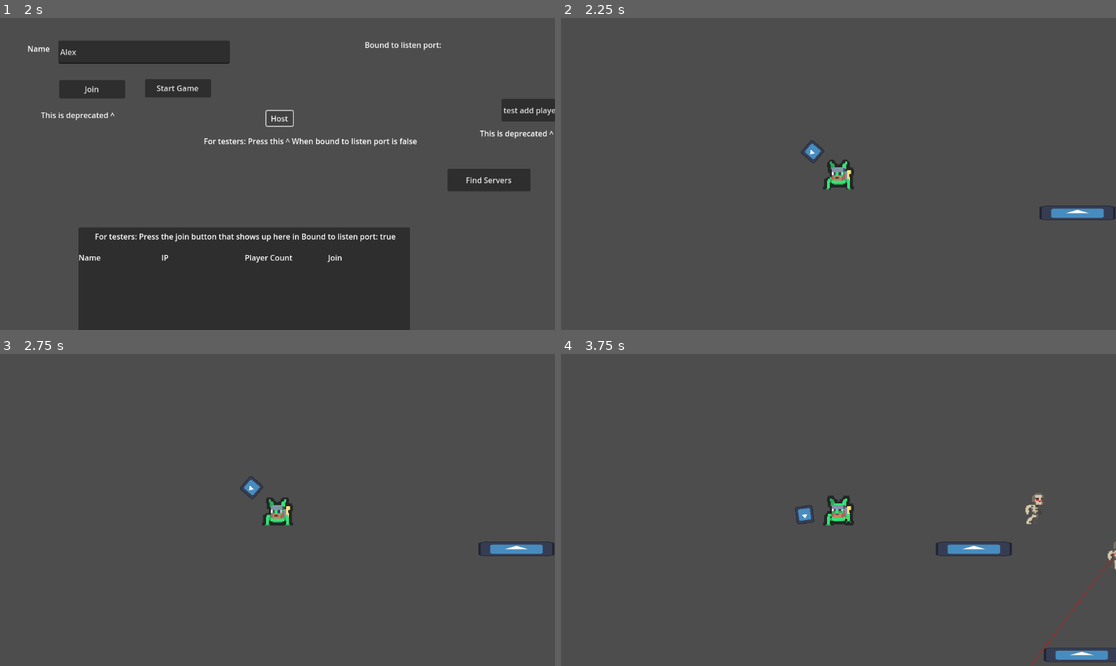
Above: before the commit, frames 1-4 (two rows, left to right).
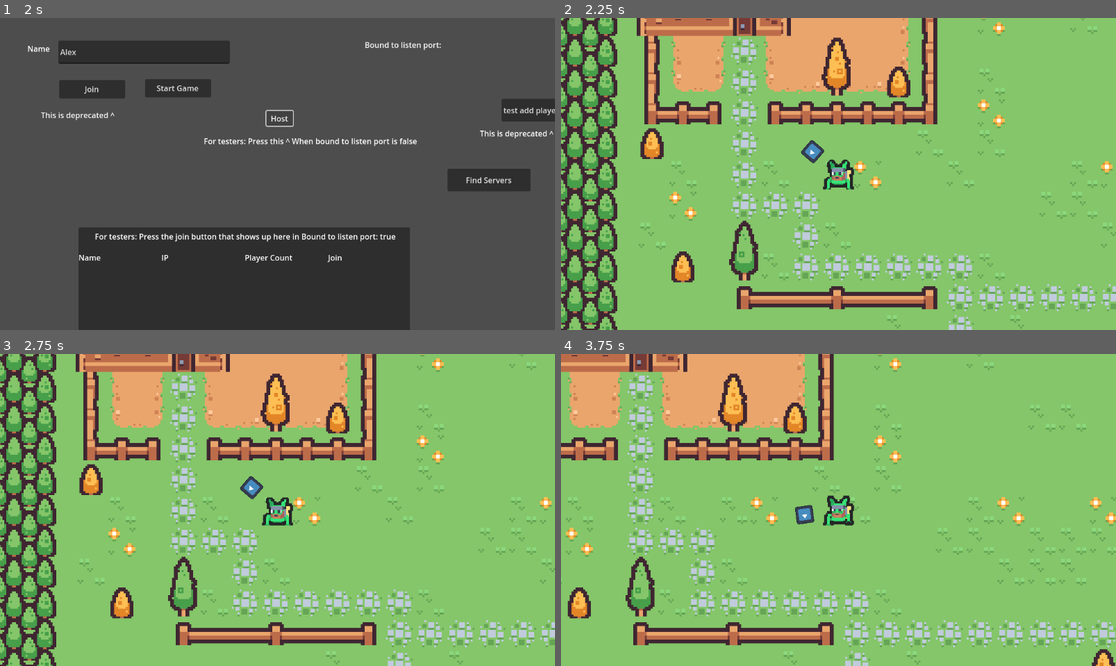
Above: after the commit, the same moments.

Repository: naixsu/CROCPNG
Game: Godot game, scene res://Scenes/Testing/NaixTestScenes/Multiplayer.tscn
Two runs of this game, one before a commit and one after it. Both use one fixed random seed, a clock stepped at 60 frames per second and the inputs below. The engine's default icon, where the game draws it, is replaced by a stand-in: a white triangle on a blue panel in a dark square.
Inputs (mouse positions are in pixels of both pictures, inside the frame that each line leads up to):
- Up to frame 1 (2 s): click (144, 52) at 0.52 s; type "Alex" at 0.6 s; click "Host" at 1.25 s
- Up to frame 2 (2.25 s): click "Start Game" at 2 s
- Up to frame 3 (2.75 s): no input
- Up to frame 4 (3.75 s): tap Enter (ui_accept) at 2.75, 3.02 s; move the mouse to (960, 494) at 2.77 s; press the mouse at (960, 494) at 2.78 s; hold D (Right) from 2.78 s (still down); move the mouse to (727, 525) at 3.52 s; release the mouse at (727, 525) at 3.53 s; right-click (727, 525) at 3.6 s

Frame 1 is identical in both runs. In frame 2, 99% of the frame differs, in the area x 0-100%, y 0-100%; in frame 3, 99%; in frame 4, 99%.

Commit message:
Integrated map

Diff:
--- /dev/null
+++ b/Scenes/Map/Map.tscn
@@ -0,0 +1,266 @@
+[gd_scene load_steps=5 format=3 uid="uid://cps2ukm5wvqn1"]
+
+[ext_resource type="Texture2D" uid="uid://b6upjrmp1262o" path="res://Assets/Map/final_map_clean.png" id="1_0pj40"]
+[ext_resource type="PackedScene" uid="uid://bao0ha1dqrvm6" path="res://Scenes/Testing/NaixTestScenes/Collision.tscn" id="2_1lcvq"]
+[ext_resource type="Texture2D" uid="uid://fd4ejaxo5re4" path="res://Assets/Map/map_without_castle.png" id="2_bo23g"]
+[ext_resource type="Texture2D" uid="uid://cbaguo74v2sh1" path="res://Assets/Map/castle.png" id="3_g1qox"]
+
+[node name="Map" type="Node2D"]
+
+[node name="MapSprite" type="Sprite2D" parent="."]
+visible = false
+texture_filter = 1
+scale = Vector2(4, 4)
+texture = ExtResource("1_0pj40")
+
+[node name="Map" type="Sprite2D" parent="."]
+texture_filter = 1
+scale = Vector2(4, 4)
+texture = ExtResource("2_bo23g")
+
+[node name="Castle" type="Sprite2D" parent="."]
+z_index = 10
+y_sort_enabled = true
+texture_filter = 1
+position = Vector2(0, 288)
+scale = Vector2(4, 4)
+texture = ExtResource("3_g1qox")
+
+[node name="Collisions" type="Node2D" parent="."]
+position = Vector2(-563, -12)
+
+[node name="Top" type="Node2D" parent="Collisions"]
+
+[node name="Collision" parent="Collisions/Top" instance=ExtResource("2_1lcvq")]
+position = Vector2(-716, -660)
+scale = Vector2(2.449, 6.23)
+
+[node name="Collision2" parent="Collisions/Top" instance=ExtResource("2_1lcvq")]
+position = Vector2(-716, -980)
+scale = Vector2(2.449, 6.23)
+
+[node name="Collision3" parent="Collisions/Top" instance=ExtResource("2_1lcvq")]
+position = Vector2(-268, -1620)
+scale = Vector2(2.445, 6.23)
+
+[node name="Collision4" parent="Collisions/Top" instance=ExtResource("2_1lcvq")]
+position = Vector2(-268, 46)
+scale = Vector2(2.445, 6.23)
+
+[node name="Collision5" parent="Collisions/Top" instance=ExtResource("2_1lcvq")]
+position = Vector2(1396, 46)
+scale = Vector2(2.445, 6.23)
+
+[node name="Collision6" parent="Collisions/Top" instance=ExtResource("2_1lcvq")]
+position = Vector2(1396, -1617)
+scale = Vector2(2.445, 6.23)
+
+[node name="Collision7" parent="Collisions/Top" instance=ExtResource("2_1lcvq")]
+position = Vector2(1844, -978)
+scale = Vector2(2.445, 6.23)
+
+[node name="SmallH" parent="Collisions/Top" instance=ExtResource("2_1lcvq")]
+position = Vector2(1844, -658)
+scale = Vector2(2.445, 6.23)
+
+[node name="BigH" parent="Collisions/Top" instance=ExtResource("2_1lcvq")]
+position = Vector2(573, -2130)
+scale = Vector2(18.655, 6.23)
+
+[node name="BigH2" parent="Collisions/Top" instance=ExtResource("2_1lcvq")]
+position = Vector2(-443, 399)
+scale = Vector2(11.635, 8.343)
+
+[node name="BigH3" parent="Collisions/Top" instance=ExtResource("2_1lcvq")]
+position = Vector2(1580, 399)
+scale = Vector2(11.635, 8.343)
+
+[node name="SmallV" parent="Collisions/Top" instance=ExtResource("2_1lcvq")]
+position = Vector2(1524, -1487)
+rotation = 1.5708
+scale = Vector2(2.8, 4.285)
+
+[node name="SmallV2" parent="Collisions/Top" instance=ExtResource("2_1lcvq")]
+position = Vector2(-397, -1487)
+rotation = 1.5708
+scale = Vector2(2.8, 4.285)
+
+[node name="SmallV3" parent="Collisions/Top" instance=ExtResource("2_1lcvq")]
+position = Vector2(-397, -82)
+rotation = 1.5708
+scale = Vector2(2.8, 4.285)
+
+[node name="SmallV4" parent="Collisions/Top" instance=ExtResource("2_1lcvq")]
+position = Vector2(1522, -82)
+rotation = 1.5708
+scale = Vector2(2.8, 4.285)
+
+[node name="BigV" parent="Collisions/Top" instance=ExtResource("2_1lcvq")]
+position = Vector2(1972, -223)
+rotation = 1.5708
+scale = Vector2(6.59, 4.285)
+
+[node name="BigV2" parent="Collisions/Top" instance=ExtResource("2_1lcvq")]
+position = Vector2(-845, -223)
+rotation = 1.5708
+scale = Vector2(6.59, 4.285)
+
+[node name="BigV3" parent="Collisions/Top" instance=ExtResource("2_1lcvq")]
+position = Vector2(-845, -1583)
+rotation = 1.5708
+scale = Vector2(6.59, 4.285)
+
+[node name="BigV4" parent="Collisions/Top" instance=ExtResource("2_1lcvq")]
+position = Vector2(1972, -1583)
+rotation = 1.5708
+scale = Vector2(6.59, 4.285)
+
+[node name="Bottom" type="Node2D" parent="Collisions"]
+
+[node name="Houses" type="Node2D" parent="Collisions/Bottom"]
+
+[node name="House" parent="Collisions/Bottom/Houses" instance=ExtResource("2_1lcvq")]
+position = Vector2(-108, 1773)
+scale = Vector2(1.225, 6.3)
+
+[node name="House2" parent="Collisions/Bottom/Houses" instance=ExtResource("2_1lcvq")]
+position = Vector2(-876, 1773)
+scale = Vector2(1.225, 6.3)
+
+[node name="House3" parent="Collisions/Bottom/Houses" instance=ExtResource("2_1lcvq")]
+position = Vector2(-940, 878)
+scale = Vector2(2.04, 10.565)
+
+[node name="House4" parent="Collisions/Bottom/Houses" instance=ExtResource("2_1lcvq")]
+position = Vector2(1781, 878)
+scale = Vector2(4.065, 6.435)
+
+[node name="Fences" type="Node2D" parent="Collisions/Bottom"]
+
+[node name="Fence" parent="Collisions/Bottom/Fences" instance=ExtResource("2_1lcvq")]
+position = Vector2(-725, 1840)
+scale = Vector2(0.71, 1.06)
+
+[node name="Fence2" parent="Collisions/Bottom/Fences" instance=ExtResource("2_1lcvq")]
+position = Vector2(-1029, 1840)
+scale = Vector2(0.71, 1.06)
+
+[node name="Fence4" parent="Collisions/Bottom/Fences" instance=ExtResource("2_1lcvq")]
+position = Vector2(-1001, 1200)
+scale = Vector2(1.015, 1.06)
+
+[node name="Fence3" parent="Collisions/Bottom/Fences" instance=ExtResource("2_1lcvq")]
+position = Vector2(-683, 1584)
+scale = Vector2(2.64, 1.06)
+
+[node name="Fence8" parent="Collisions/Bottom/Fences" instance=ExtResource("2_1lcvq")]
+position = Vector2(565, 1968)
+scale = Vector2(4.683, 1.06)
+
+[node name="Fence10" parent="Collisions/Bottom/Fences" instance=ExtResource("2_1lcvq")]
+position = Vector2(1814, 1968)
+scale = Vector2(5.088, 1.06)
+
+[node name="Fence11" parent="Collisions/Bottom/Fences" instance=ExtResource("2_1lcvq")]
+position = Vector2(1814, 943)
+scale = Vector2(5.088, 1.06)
+
+[node name="Fence9" parent="Collisions/Bottom/Fences" instance=ExtResource("2_1lcvq")]
+position = Vector2(-779, 688)
+scale = Vector2(3.878, 1.06)
+
+[node name="Fence6" parent="Collisions/Bottom/Fences" instance=ExtResource("2_1lcvq")]
+position = Vector2(340, 1648)
+scale = Vector2(1.83, 1.06)
+
+[node name="Fence7" parent="Collisions/Bottom/Fences" instance=ExtResource("2_1lcvq")]
+position = Vector2(788, 1648)
+scale = Vector2(1.83, 1.06)
+
+[node name="Fence5" parent="Collisions/Bottom/Fences" instance=ExtResource("2_1lcvq")]
+position = Vector2(-652, 1200)
+scale = Vector2(2.24, 1.06)
+
+[node name="FenceV" parent="Collisions/Bottom/Fences" instance=ExtResource("2_1lcvq")]
+position = Vector2(1428, 1458)
+rotation = 1.5708
+scale = Vector2(6.72, 1.06)
+
+[node name="FenceV3" parent="Collisions/Bottom/Fences" instance=ExtResource("2_1lcvq")]
+position = Vector2(914, 1814)
+rotation = 1.5708
+scale = Vector2(1.99, 1.06)
+
+[node name="FenceV4" parent="Collisions/Bottom/Fences" instance=ExtResource("2_1lcvq")]
+position = Vector2(211, 1814)
+rotation = 1.5708
+scale = Vector2(1.99, 1.06)
+
+[node name="FenceV5" parent="Collisions/Bottom/Fences" instance=ExtResource("2_1lcvq")]
+position = Vector2(-1069, 1061)
+rotation = 1.5708
+scale = Vector2(1.99, 1.06)
+
+[node name="FenceV6" parent="Collisions/Bottom/Fences" instance=ExtResource("2_1lcvq")]
+position = Vector2(-493, 948)
+rotation = 1.5708
+scale = Vector2(3.225, 1.06)
+
+[node name="FenceV2" parent="Collisions/Bottom/Fences" instance=ExtResource("2_1lcvq")]
+position = Vector2(2194, 1458)
+rotation = 1.5708
+scale = Vector2(6.72, 1.06)
+
+[node name="Trees" type="Node2D" parent="Collisions"]
+
+[node name="Top" type="Node2D" parent="Collisions/Trees"]
+
+[node name="Tree" parent="Collisions/Trees/Top" instance=ExtResource("2_1lcvq")]
+position = Vector2(-1129, -632)
+scale = Vector2(2.872, 6.3)
+
+[node name="Tree2" parent="Collisions/Trees/Top" instance=ExtResource("2_1lcvq")]
+position = Vector2(-1129, -1015)
+scale = Vector2(2.872, 6.3)
+
+[node name="Tree3" parent="Collisions/Trees/Top" instance=ExtResource("2_1lcvq")]
+position = Vector2(2259, -1015)
+scale = Vector2(2.872, 6.3)
+
+[node name="Tree4" parent="Collisions/Trees/Top" instance=ExtResource("2_1lcvq")]
+position = Vector2(2259, -633)
+scale = Vector2(2.872, 6.3)
+
+[node name="Tree6" parent="Collisions/Trees/Top" instance=ExtResource("2_1lcvq")]
+position = Vector2(-1452, -833)
+rotation = 1.5708
+scale = Vector2(2.767, 6.3)
+
+[node name="Tree7" parent="Collisions/Trees/Top" instance=ExtResource("2_1lcvq")]
+position = Vector2(2578, -833)
+rotation = 1.5708
+scale = Vector2(2.767, 6.3)
+
+[node name="Bottom" type="Node2D" parent="Collisions/Trees"]
+
+[node name="Tree" parent="Collisions/Trees/Bottom" instance=ExtResource("2_1lcvq")]
+position = Vector2(-564, 558)
+scale = Vector2(9.832, 6.3)
+
+[node name="Tree2" parent="Collisions/Trees/Bottom" instance=ExtResource("2_1lcvq")]
+position = Vector2(1700, 558)
+scale = Vector2(9.832, 6.3)
+
+[node name="Tree3" parent="Collisions/Trees/Bottom" instance=ExtResource("2_1lcvq")]
+position = Vector2(563, 2119)
+scale = Vector2(23.142, 6.3)
+
+[node name="Tree4" parent="Collisions/Trees/Bottom" instance=ExtResource("2_1lcvq")]
+position = Vector2(2362, 1380)
+rotation = 1.5708
+scale = Vector2(9.832, 6.3)
+
+[node name="Tree5" parent="Collisions/Trees/Bottom" instance=ExtResource("2_1lcvq")]
+position = Vector2(-1235, 1380)
+rotation = 1.5708
+scale = Vector2(9.832, 6.3)
--- /dev/null
+++ b/Scenes/Testing/NaixTestScenes/Collision.tscn
@@ -0,0 +1,17 @@
+[gd_scene load_steps=3 format=3 uid="uid://bao0ha1dqrvm6"]
+
+[ext_resource type="Script" path="res://Scripts/Testing/NaixTestScripts/TestPlatforms.gd" id="1_q1052"]
+
+[sub_resource type="RectangleShape2D" id="RectangleShape2D_dmu7a"]
+size = Vector2(157, 30)
+
+[node name="Collision" type="Node2D" groups=["Platform"]]
+script = ExtResource("1_q1052")
+
+[node name="StaticBody2D" type="StaticBody2D" parent="." groups=["Platform"]]
+collision_layer = 4
+collision_mask = 0
+
+[node name="CollisionShape2D" type="CollisionShape2D" parent="StaticBody2D"]
+position = Vector2(-0.5, 0)
+shape = SubResource("RectangleShape2D_dmu7a")
--- a/Scenes/Testing/NaixTestScenes/TestMultiplayerScene.tscn
+++ b/Scenes/Testing/NaixTestScenes/TestMultiplayerScene.tscn
@@ -1,11 +1,9 @@
-[gd_scene load_steps=8 format=3 uid="uid://cgiky6rcbuxga"]
+[gd_scene load_steps=6 format=3 uid="uid://cgiky6rcbuxga"]
 
 [ext_resource type="Script" path="res://Scripts/Testing/NaixTestScripts/TestMultiplayerScene.gd" id="1_cahup"]
-[ext_resource type="PackedScene" uid="uid://s741h0igfq5k" path="res://Scenes/Testing/NaixTestScenes/TestPlatforms.tscn" id="2_1merq"]
 [ext_resource type="PackedScene" uid="uid://bgucyml2yx36p" path="res://Scenes/Player/Player.tscn" id="3_8q6be"]
 [ext_resource type="PackedScene" uid="uid://bvfw8vhc4i3ac" path="res://Scenes/Enemies/EnemyA/EnemyA.tscn" id="3_jn6np"]
-[ext_resource type="PackedScene" uid="uid://b461wubwupbqh" path="res://Scenes/Enemies/EnemyB/EnemyB.tscn" id="4_v02mc"]
-[ext_resource type="PackedScene" uid="uid://bx77fvysan881" path="res://Scenes/Enemies/EnemyC/EnemyC.tscn" id="5_0qcgn"]
+[ext_resource type="PackedScene" uid="uid://cps2ukm5wvqn1" path="res://Scenes/Map/Map.tscn" id="5_rj7rh"]
 
 [sub_resource type="NavigationPolygon" id="NavigationPolygon_qh2qy"]
 vertices = PackedVector2Array(592, 249, 972, 50, 1234, 344, 1077, 654, 495, 698, 406, 608)
@@ -17,35 +15,15 @@
 PlayerScene = ExtResource("3_8q6be")
 EnemyA = ExtResource("3_jn6np")
 
-[node name="Platforms" type="Node2D" parent="."]
-
-[node name="TestPlatform" parent="Platforms" instance=ExtResource("2_1merq")]
-position = Vector2(540, 191)
-
-[node name="TestPlatform2" parent="Platforms" instance=ExtResource("2_1merq")]
-position = Vector2(268, 484)
-
-[node name="TestPlatform3" parent="Platforms" instance=ExtResource("2_1merq")]
-position = Vector2(764, 411)
-
 [node name="Enemies" type="Node2D" parent="."]
-
-[node name="EnemyA" parent="Enemies" instance=ExtResource("3_jn6np")]
-position = Vector2(870, 153)
-
-[node name="EnemyB" parent="Enemies" instance=ExtResource("4_v02mc")]
-position = Vector2(711, 544)
-
-[node name="EnemyC" parent="Enemies" instance=ExtResource("5_0qcgn")]
-position = Vector2(832, 589)
 
 [node name="PlayerSpawnPoints" type="Node2D" parent="."]
 
 [node name="0" type="Node2D" parent="PlayerSpawnPoints" groups=["PlayerSpawnPoint"]]
-position = Vector2(44, 110)
+position = Vector2(-1200, 1800)
 
 [node name="1" type="Node2D" parent="PlayerSpawnPoints" groups=["PlayerSpawnPoint"]]
-position = Vector2(144, 56)
+position = Vector2(-1200, 1950)
 
 [node name="EnemySpawnPoints" type="Node2D" parent="."]
 
@@ -60,6 +38,7 @@
 [node name="NavArea" type="Node2D" parent="."]
 
 [node name="NavRegion" type="NavigationRegion2D" parent="NavArea"]
+visible = false
 navigation_polygon = SubResource("NavigationPolygon_qh2qy")
 
 [node name="Marker2D" type="Marker2D" parent="NavArea/NavRegion"]
@@ -70,3 +49,6 @@
 
 [node name="Marker2D3" type="Marker2D" parent="NavArea/NavRegion"]
 position = Vector2(848, 289)
+
+[node name="Map" parent="." instance=ExtResource("5_rj7rh")]
+position = Vector2(45, 489)
--- a/Scripts/Testing/NaixTestScripts/MultiplayerController.gd
+++ b/Scripts/Testing/NaixTestScripts/MultiplayerController.gd
@@ -86,7 +86,7 @@
 	peer.get_host().compress(ENetConnection.COMPRESS_RANGE_CODER) # Make sure to have the same compression
 	multiplayer.set_multiplayer_peer(peer)
 #	print("Waiting for players. Hosted at: " + ipAddress)
-	$ServerBrowser.set_up_broadcast(nameEdit + "'s server")
+	$ServerBrowser.set_up_broadcast(nameEdit.text + "'s server")
 	# send_player_information(nameEdit.text, multiplayer.get_unique_id())
 
 func custom_host(serverName):
Not shown, added: Exports/Test/test_map.console.exe
Not shown, added: Exports/Test/test_map.exe
Not shown, added: Exports/Test/test_map.pck
